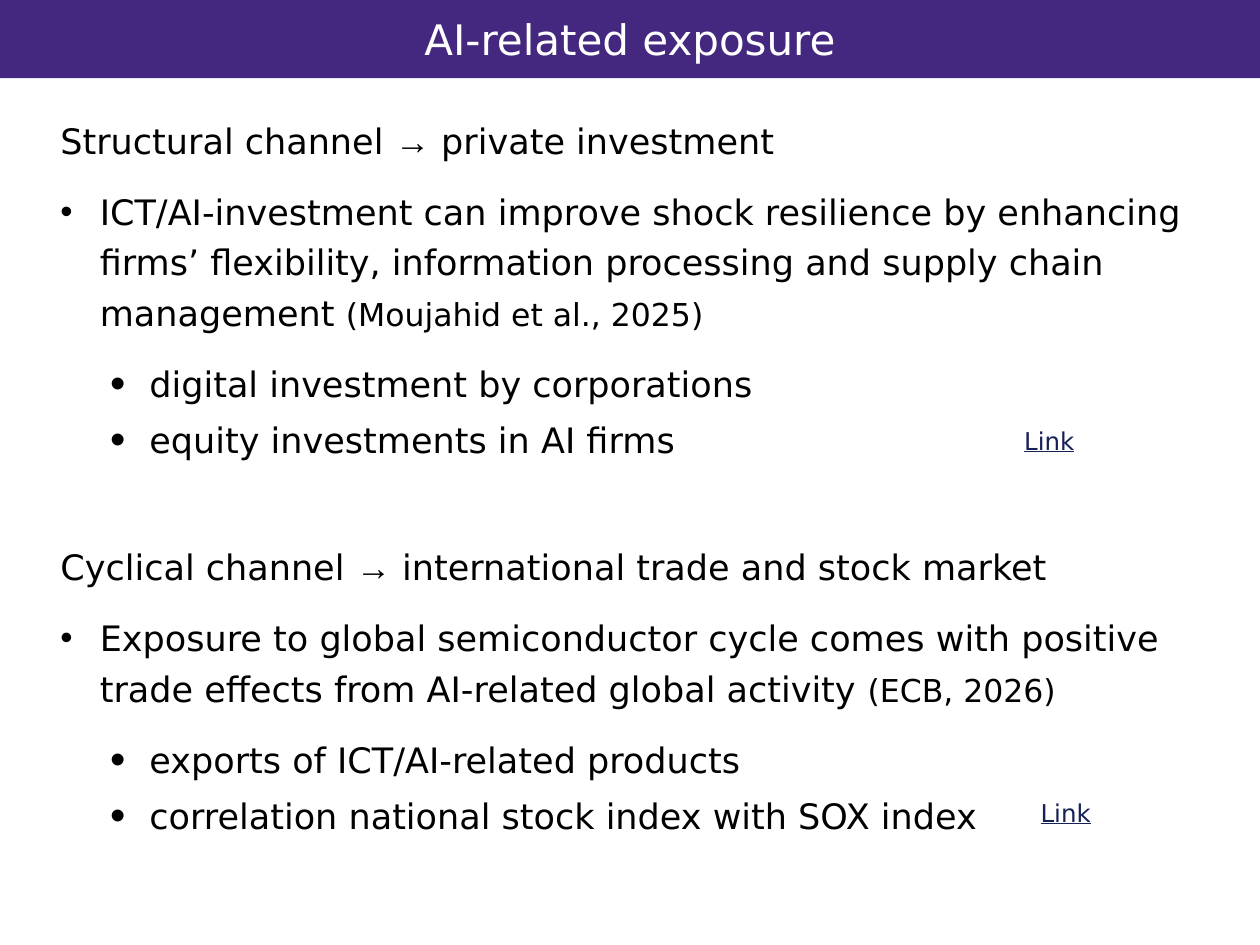
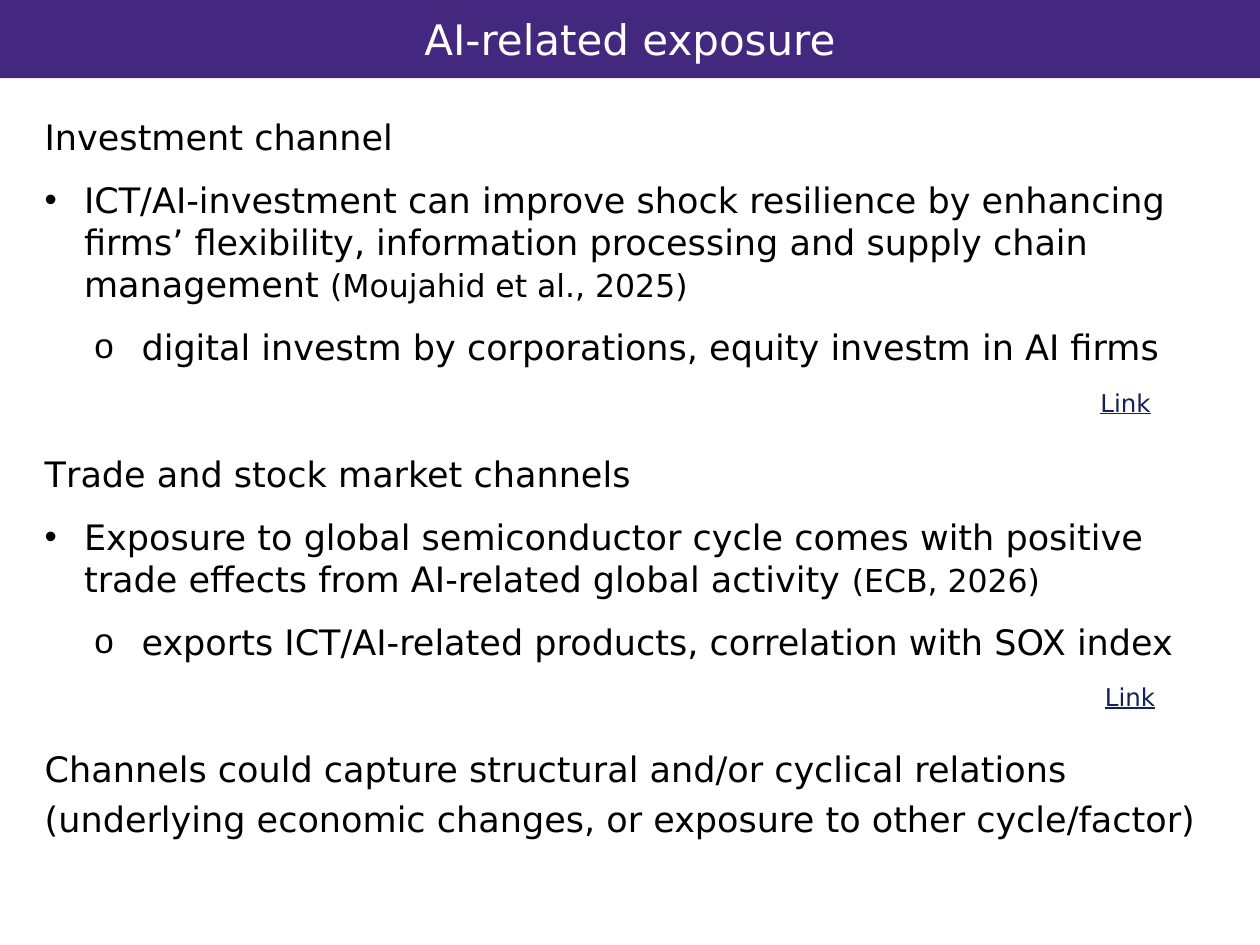
Before and after one commit to vandenEnd/scripts, a slide deck: slide 4 of Resilience.pptx. Drawn at 1260x945 pixels with LibreOffice and Linux fonts; fonts in the diff are those of the drawing; background and template pictures are left out. Boxes give left, top, right and bottom in pixels: in the first picture for what was removed or moved away, otherwise in the second. Text is boxed around its words. In the diff, an @@ line names an element or a change of style, - is before the commit and + after.

```diff
--- a/Resilience.pptx
+++ b/Resilience.pptx
@@ text "Investment channel": place and size @@
-text "Investment channel" at (60,127,1180,830)
+text "Investment channel" at (45,123,1195,840)
@@ text at (45,123,393,151): text changed @@
-Structural channel → private investment
+Investment channel
@@ text at (84,186,1165,600): line spacing 1.2 to 1 @@
@@ text at (45,333,1158,488): text changed @@
-      • digital investment by corporations
-      • equity investments in AI firms
-Cyclical channel → international trade and stock market
+      o digital investm by corporations, equity investm in AI firms
+Trade and stock market channels
@@ text "Link": place and size @@
-text "Link" at (1024,431,1074,452)
+text "Link" at (1100,393,1150,414)
@@ text at (45,628,1195,840): text changed @@
-      • exports of ICT/AI-related products
-      • correlation national stock index with SOX index
+      o exports ICT/AI-related products, correlation with SOX index
+Channels could capture structural and/or cyclical relations (underlying economic changes, or exposure to other cycle/factor)
@@ text "Link": place and size @@
-text "Link" at (1041,803,1091,824)
+text "Link" at (1105,687,1155,709)
```
Also in this commit, not shown: 4 other slides changed.
